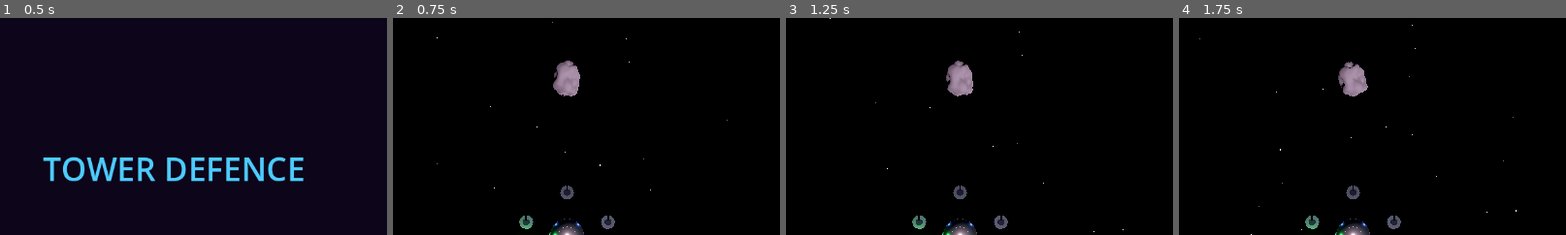
Above: before the commit, frames 1-4 (left to right).
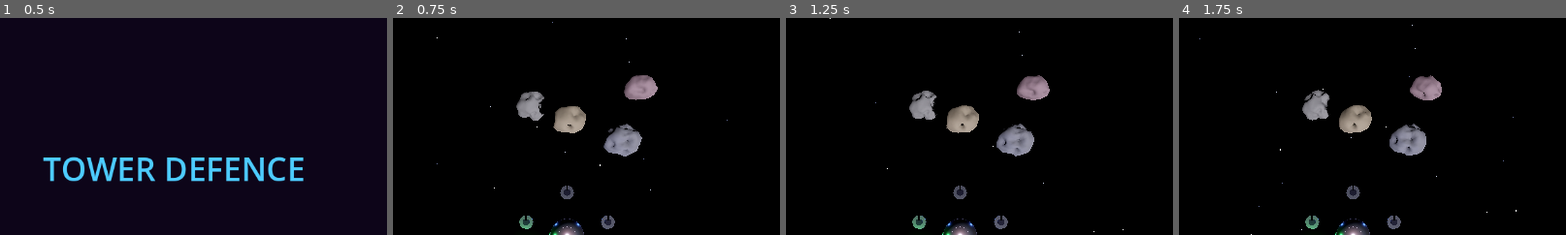
Above: after the commit, the same moments.

Repository: rgjhawkins/towerdefence
Game: Godot game, scene res://main_menu.tscn
Two runs of this game, one before a commit and one after it. Both use one fixed random seed, a clock stepped at 60 frames per second and the inputs below.
Inputs (mouse positions are % of the whole screen's width and height, from its top left):
- Up to frame 1 (0.5 s): no input
- Up to frame 2 (0.75 s): click "Start Game" at 0.5 s
- Up to frame 3 (1.25 s): no input
- Up to frame 4 (1.75 s): move the mouse to (72, 45) at 1.27 s; hold D from 1.28 s (still down); click (72, 45) at 1.42 s
The pictures show only the part of the screen within x 28-77%, y 0-50%; the shares and areas given below are measured in that part.

Frame 1 is identical in both runs. In frame 2, 4.3% of the frame differs, in the area x 31-69%, y 19-64%; in frame 3, 4.3%; in frame 4, 4.2%.

Commit message:
Spawn cluster of 5 asteroids with random non-overlapping positions
Each asteroid picks a random variant (0–29), gets its own rotation axis/speed,
and contributes 3 hole markers to the shared pool. Positions are chosen via
rejection sampling within a 10-unit radius, with MIN_SEPARATION of 5.6 units
to prevent visual overlap.

Co-Authored-By: Claude Sonnet 4.6 <noreply@anthropic.com>

Diff:
--- a/asteroid_field.gd
+++ b/asteroid_field.gd
@@ -1,30 +1,72 @@
 class_name AsteroidField
 extends Node3D
 
-const ASTEROID_RADIUS := 2.0
-const NUM_HOLES := 3
+const ASTEROID_RADIUS  := 2.0
+const NUM_ASTEROIDS    := 5
+const NUM_HOLES        := 3
+const NUM_VARIANTS     := 30
+const CLUSTER_SPREAD   := 10.0   # Search radius around the cluster centre
+const MIN_SEPARATION   := ASTEROID_RADIUS * 2.8   # ~5.6 units — prevents visual overlap
 
-var _mesh: Node3D
-var _body: StaticBody3D
-var _hole_markers: Array[Node3D] = []
+# Per-asteroid state
+var _bodies:     Array[StaticBody3D] = []
+var _rot_axes:   Array[Vector3]      = []
+var _rot_speeds: Array[float]        = []
+var _hole_markers: Array[Node3D]     = []
+
+const CLUSTER_CENTRE := Vector3(0.0, 1.5, -18.0)
 
 
 func _ready() -> void:
 	add_to_group("asteroid_fields")
+	_spawn_cluster()
 
-	_body = StaticBody3D.new()
-	_body.position = Vector3(0, 1.5, -18)
-	_body.add_to_group("asteroids")
-	_body.set_meta("radius", ASTEROID_RADIUS)
-	add_child(_body)
 
-	var variant := randi() % 30
-	var asteroid_scene: PackedScene = load("res://assets/asteroids/asteroid_%02d.glb" % variant)
-	var mesh_inst := asteroid_scene.instantiate() as Node3D
+# ── Cluster spawning ──────────────────────────────────────────────────────────
+
+func _spawn_cluster() -> void:
+	var placed: Array[Vector3] = []
+	for _i in NUM_ASTEROIDS:
+		var pos := _pick_position(placed)
+		placed.append(pos)
+		_spawn_asteroid(pos)
+
+
+func _pick_position(placed: Array[Vector3]) -> Vector3:
+	for _attempt in 200:
+		var offset := Vector3(
+			randf_range(-CLUSTER_SPREAD, CLUSTER_SPREAD),
+			randf_range(-CLUSTER_SPREAD * 0.25, CLUSTER_SPREAD * 0.25),
+			randf_range(-CLUSTER_SPREAD, CLUSTER_SPREAD)
+		)
+		var pos := CLUSTER_CENTRE + offset
+		var valid := true
+		for p in placed:
+			if pos.distance_to(p) < MIN_SEPARATION:
+				valid = false
+				break
+		if valid:
+			return pos
+	# Fallback: line them up if rejection sampling exhausts attempts
+	return CLUSTER_CENTRE + Vector3(placed.size() * MIN_SEPARATION, 0.0, 0.0)
+
+
+func _spawn_asteroid(pos: Vector3) -> void:
+	var body := StaticBody3D.new()
+	body.position = pos
+	body.add_to_group("asteroids")
+	body.set_meta("radius", ASTEROID_RADIUS)
+	add_child(body)
+	_bodies.append(body)
+
+	# Random mesh variant
+	var variant := randi() % NUM_VARIANTS
+	var scene: PackedScene = load("res://assets/asteroids/asteroid_%02d.glb" % variant)
+	var mesh_inst := scene.instantiate() as Node3D
 	mesh_inst.scale = Vector3.ONE * ASTEROID_RADIUS
-	_body.add_child(mesh_inst)
-	_mesh = mesh_inst
+	body.add_child(mesh_inst)
 
+	# Trimesh collision derived from the actual mesh
 	var col := CollisionShape3D.new()
 	var mi: MeshInstance3D = null
 	for child in mesh_inst.get_children():
@@ -42,54 +84,59 @@
 		var sphere := SphereShape3D.new()
 		sphere.radius = ASTEROID_RADIUS
 		col.shape = sphere
-	_body.add_child(col)
+	body.add_child(col)
 
-	_create_holes()
+	# Each asteroid spins on a slightly different axis and speed
+	_rot_axes.append(Vector3(randf_range(-1.0, 1.0),
+	                         randf_range(-1.0, 1.0),
+	                         randf_range(-1.0, 1.0)).normalized())
+	_rot_speeds.append(randf_range(0.25, 0.65))
+
+	_create_holes(mesh_inst)
 
 
-func _create_holes() -> void:
+# ── Holes / spawn markers ─────────────────────────────────────────────────────
+
+func _create_holes(mesh_root: Node3D) -> void:
 	for i in NUM_HOLES:
-		# Spread holes evenly around the equator with slight random tilt
-		var angle := (float(i) / NUM_HOLES) * TAU + randf_range(-0.2, 0.2)
+		var angle     := (float(i) / NUM_HOLES) * TAU + randf_range(-0.2, 0.2)
 		var elevation := randf_range(-0.3, 0.3)
 		var dir := Vector3(
 			cos(angle) * cos(elevation),
 			sin(elevation),
 			sin(angle) * cos(elevation)
 		).normalized()
-		_hole_markers.append(_add_hole(dir))
+		_hole_markers.append(_add_hole(mesh_root, dir))
 
 
-func _add_hole(surface_dir: Vector3) -> Node3D:
+func _add_hole(mesh_root: Node3D, surface_dir: Vector3) -> Node3D:
 	var marker := Node3D.new()
 	marker.position = surface_dir * ASTEROID_RADIUS
-
-	# Orient the marker so its local Y axis points outward along the surface normal,
-	# which makes the flattened hole sphere sit flush against the surface.
-	var up := surface_dir
+	var up        := surface_dir
 	var arbitrary := Vector3.FORWARD if abs(up.dot(Vector3.FORWARD)) < 0.9 else Vector3.RIGHT
-	var right := up.cross(arbitrary).normalized()
-	var fwd := right.cross(up).normalized()
+	var right     := up.cross(arbitrary).normalized()
+	var fwd       := right.cross(up).normalized()
 	marker.transform.basis = Basis(right, up, fwd)
-
-	_mesh.add_child(marker)
-
+	mesh_root.add_child(marker)
 	return marker
 
 
-## Returns the current world position of a random hole (rotates with the asteroid).
+## Returns the world position of a random hole across all asteroids in the cluster.
 func get_random_hole_position() -> Vector3:
 	if _hole_markers.is_empty():
-		return _body.global_position
+		return CLUSTER_CENTRE
 	return _hole_markers[randi() % _hole_markers.size()].global_position
 
 
-## Returns a random hole marker node (position updates live as asteroid rotates).
+## Returns a random hole marker node (position updates live as its asteroid rotates).
 func get_random_hole_marker() -> Node3D:
 	if _hole_markers.is_empty():
 		return null
 	return _hole_markers[randi() % _hole_markers.size()]
 
 
+# ── Update ────────────────────────────────────────────────────────────────────
+
 func _process(delta: float) -> void:
-	_body.rotate(Vector3(0.3, 1.0, 0.2).normalized(), 0.5 * delta)
+	for i in _bodies.size():
+		_bodies[i].rotate(_rot_axes[i], _rot_speeds[i] * delta)
